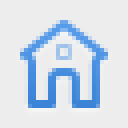
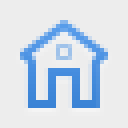
Layered file, before and after one edit (128px x 128px). Changes by layer:
painted on "200% icon-blue@2x.png, icon-blue.png" over [20, 20, 108, 108]
